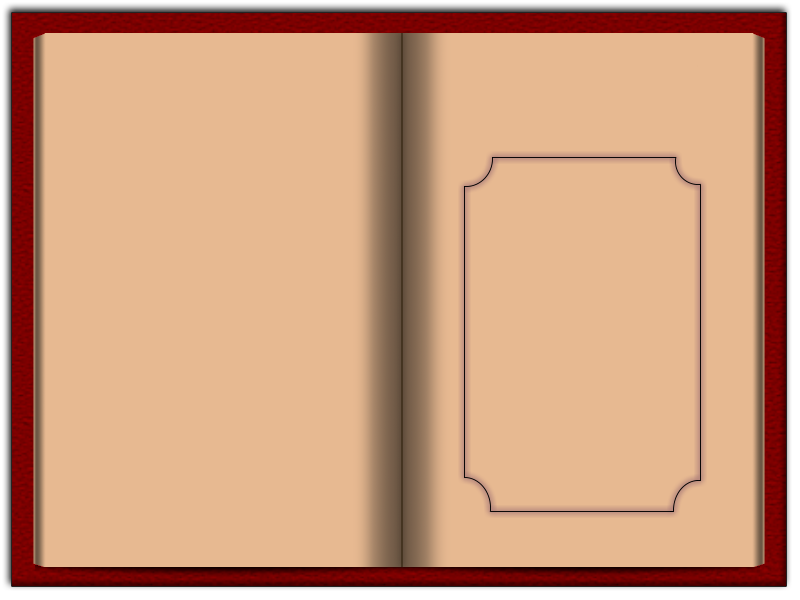
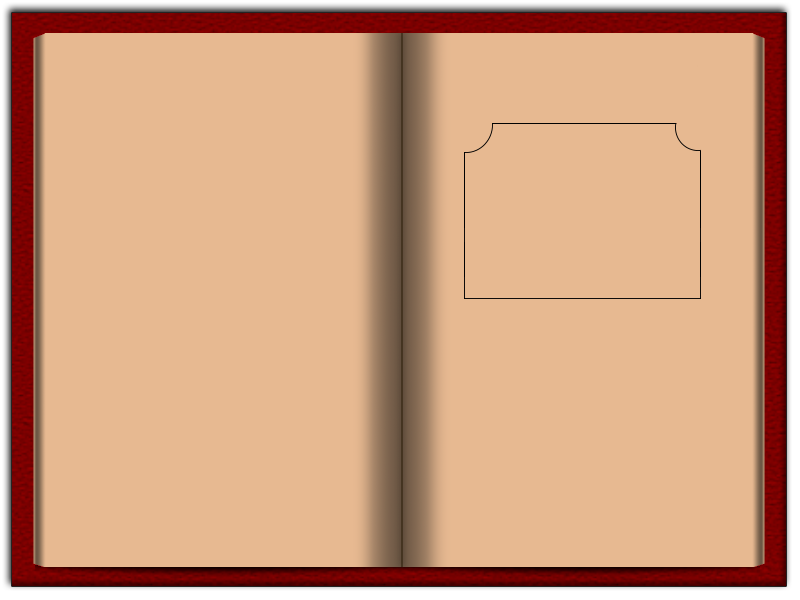
Layer changes from the first 800 x 600 image to the second:
removed layer "Ellipse 4 copy" from group "Character" over [464, 157, 701, 512]
showed "Ellipse 4", painted on it over [464, 123, 701, 512]
